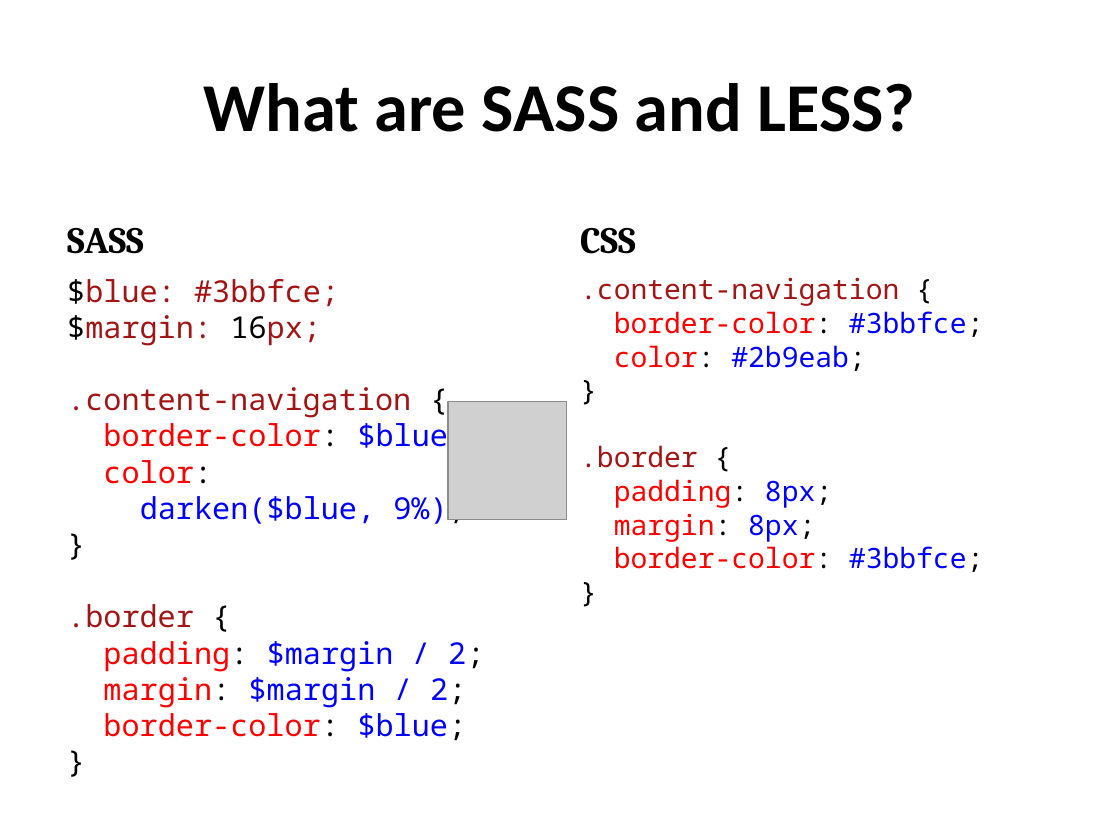
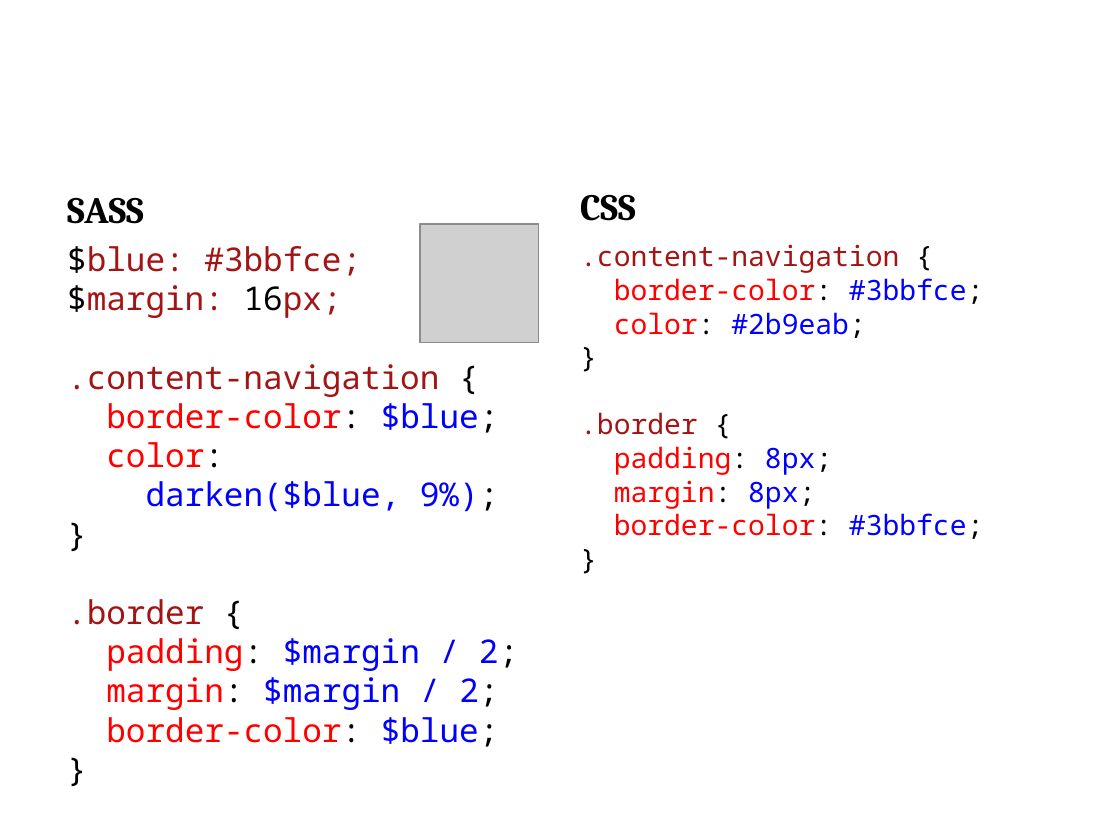
Before and after one commit to jacobladams/presentations, a slide deck: slide 6 of less-and-sass/Write LESS CSS and make it SASSier.pptx. Drawn at 1120x840 pixels with LibreOffice and Linux fonts; fonts in the diff are those of the drawing; grey boxes stand for pictures; background and template pictures are left out. Boxes give left, top, right and bottom in pixels: in the first picture for what was removed or moved away, otherwise in the second. Text is boxed around its words. In the diff, an @@ line names an element or a change of style, - is before the commit and + after.

Commit message:
Added slides and styles

```diff
--- a/less-and-sass/Write LESS CSS and make it SASSier.pptx
+++ b/less-and-sass/Write LESS CSS and make it SASSier.pptx
@@ title "What are SASS and LESS?": place and size @@
-title "What are SASS and LESS?" at (203, 83, 915, 132)
+title "What are SASS and LESS?" at (56, 9, 1064, 149)
@@ title "What are SASS and LESS?" at (56, 9, 1064, 149): text colour #000000 to #FFFFFF @@
@@ text "SASS": place and size @@
-text "SASS" at (67, 227, 144, 254)
+text "SASS" at (67, 197, 144, 224)
@@ text "CSS": place and size @@
-text "CSS" at (580, 227, 636, 254)
+text "CSS" at (580, 194, 636, 221)
@@ text "$blue: #3bbfce;": place and size @@
-text "$blue: #3bbfce;" at (67, 279, 484, 741)
+text "$blue: #3bbfce;" at (67, 246, 518, 747)
@@ text "$blue: #3bbfce;" at (67, 246, 518, 747): size 19.4 to 21 pt @@
@@ picture: place and size @@
-picture at (448, 401, 567, 520)
+picture at (420, 224, 539, 343)
@@ text ".content-navigation {": place and size @@
-text ".content-navigation {" at (580, 277, 983, 572)
+text ".content-navigation {" at (580, 244, 983, 539)
```
Also in this commit, not shown: 50 other slides changed, 11 slides added, 3 slides removed.
